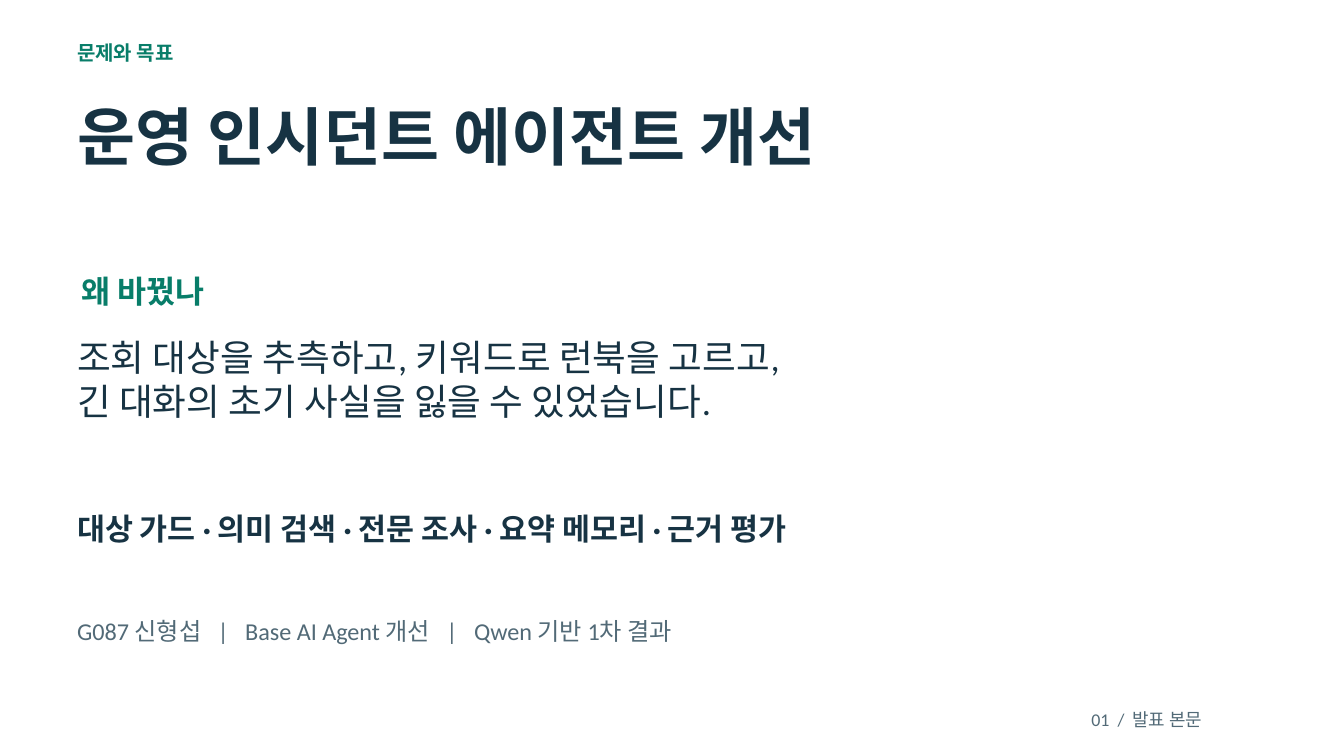
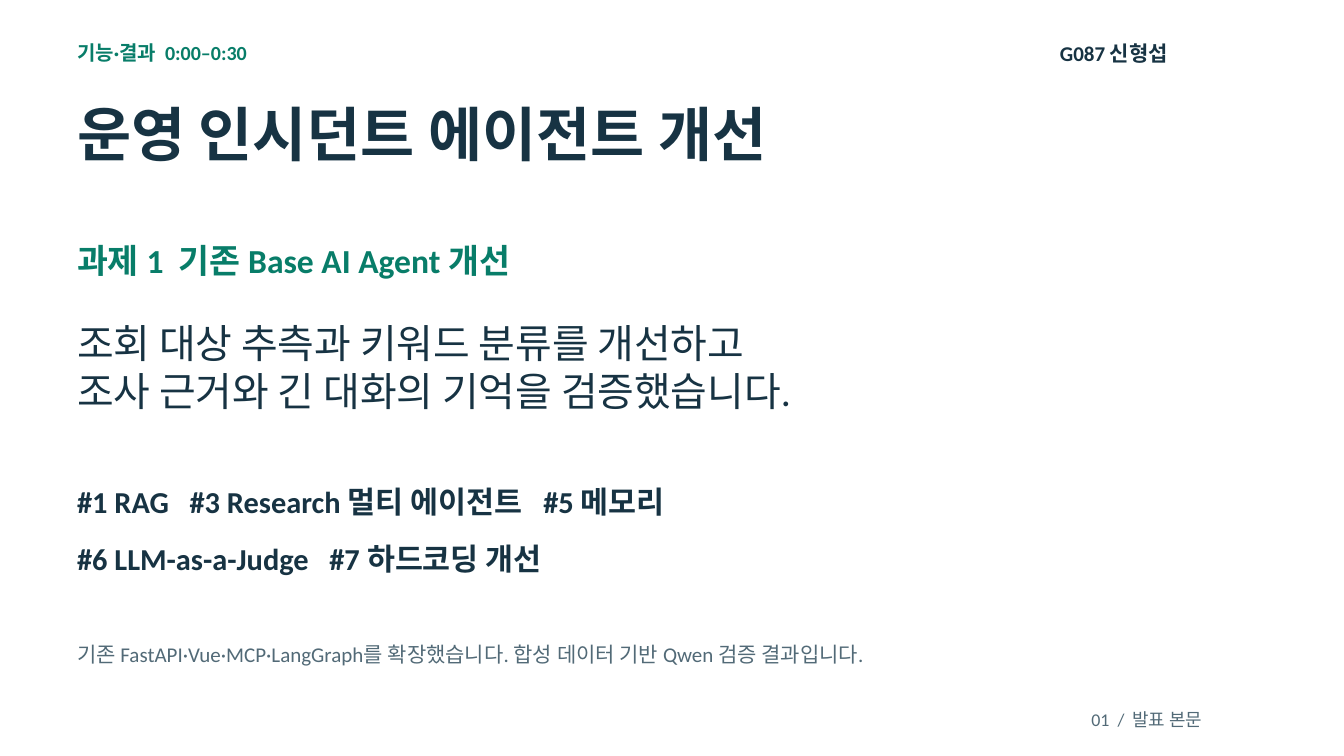
Before and after one commit to shsgrnd/skala_mini_3_G087_shs, a slide deck: slide 1 of doc/ppt/G087_신형섭_1차발표.pptx. Drawn at 1344x756 pixels with LibreOffice and Linux fonts; fonts in the diff are those of the drawing. Boxes give left, top, right and bottom in pixels: in the first picture for what was removed or moved away, otherwise in the second. Text is boxed around its words. In the diff, an @@ line names an element or a change of style, - is before the commit and + after.

```diff
--- a/doc/ppt/G087_신형섭_1차발표.pptx
+++ b/doc/ppt/G087_신형섭_1차발표.pptx
@@ text removed at (77, 43, 174, 62) @@
-문제와 목표
@@ text added at (77, 43, 247, 62), 14.2 pt, text #087D69, bold @@
+기능·결과 0:00–0:30
@@ text added at (1060, 43, 1168, 63), 15 pt, text #173343, bold @@
+G087 신형섭
@@ text "운영 인시던트 에이전트 개선" at (77, 106, 766, 162): size 45 to 42 pt @@
@@ text added at (77, 245, 510, 279), 24 pt, text #087D69, bold @@
+과제 1 기존 Base AI Agent 개선
@@ text removed at (81, 276, 204, 306) @@
-왜 바꿨나
@@ text at (77, 325, 791, 409): text changed; size 26.2 to 28.5 pt @@
-조회 대상을 추측하고, 키워드로 런북을 고르고,
-긴 대화의 초기 사실을 잃을 수 있었습니다.
+조회 대상 추측과 키워드 분류를 개선하고
+조사 근거와 긴 대화의 기억을 검증했습니다.
@@ text added at (77, 487, 665, 516), 21.8 pt, text #173343, bold @@
+#1 RAG #3 Research 멀티 에이전트 #5 메모리
@@ text removed at (77, 514, 787, 543) @@
-대상 가드 · 의미 검색 · 전문 조사 · 요약 메모리 · 근거 평가
@@ text added at (77, 544, 542, 575), 21.8 pt, text #173343, bold @@
+#6 LLM-as-a-Judge #7 하드코딩 개선
@@ text removed at (77, 620, 672, 644) @@
-G087 신형섭 | Base AI Agent 개선 | Qwen 기반 1차 결과
@@ text added at (77, 644, 864, 666), 15 pt, text #526A77 @@
+기존 FastAPI·Vue·MCP·LangGraph를 확장했습니다. 합성 데이터 기반 Qwen 검증 결과입니다.
```
Also in this commit, not shown: 1 other slide changed, 7 slides added, 7 slides removed, 1 other file.
